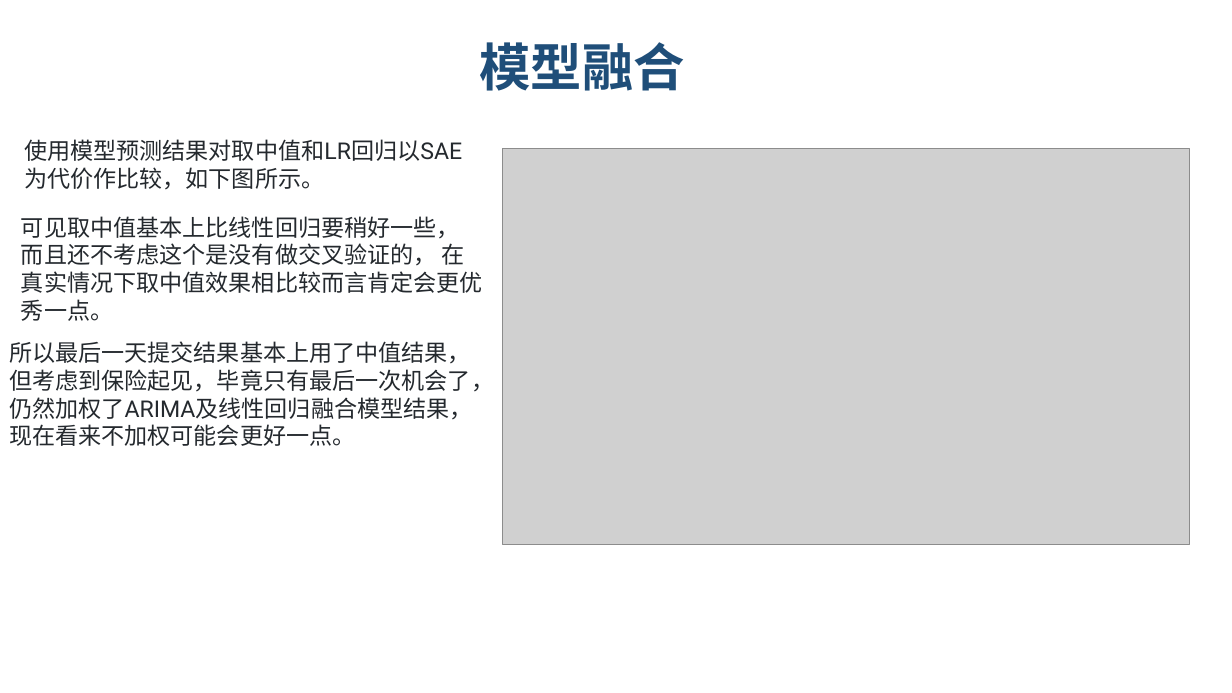
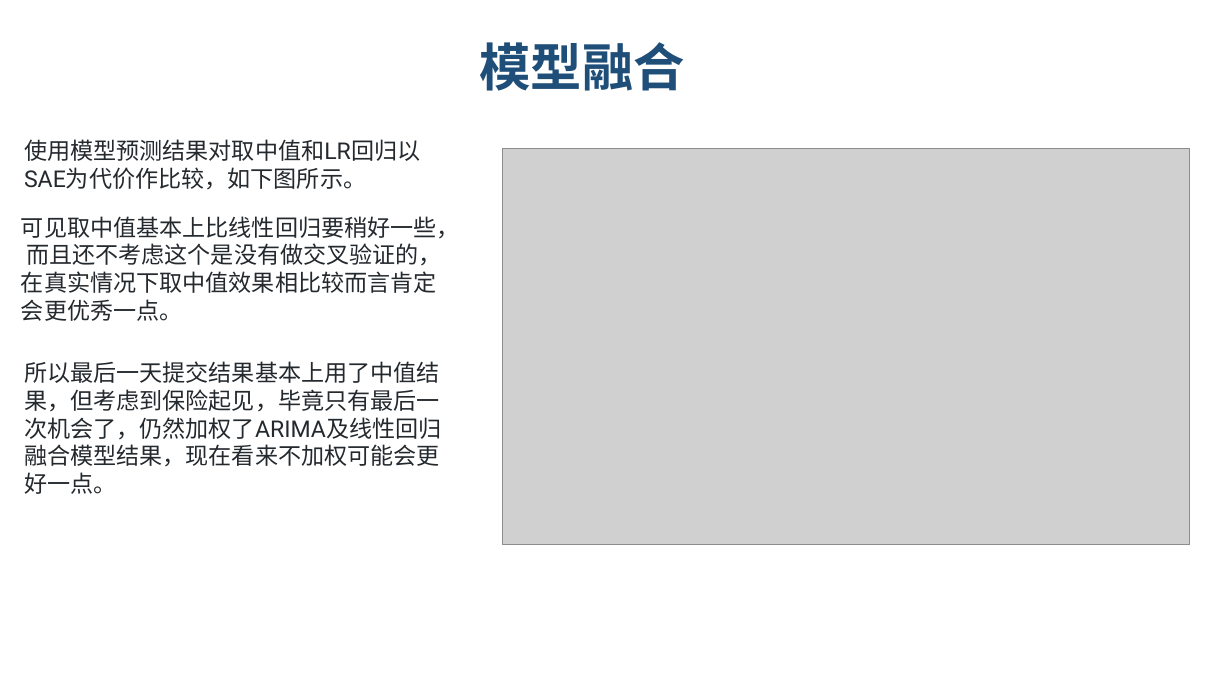
Before and after one commit to lvniqi/tianchi_power, a slide deck: slide 21 of presentation.pptx. Drawn at 1232x693 pixels with LibreOffice and Linux fonts; fonts in the diff are those of the drawing; grey boxes stand for pictures; background and template pictures are left out. Boxes give left, top, right and bottom in pixels: in the first picture for what was removed or moved away, otherwise in the second. Text is boxed around its words. In the diff, an @@ line names an element or a change of style, - is before the commit and + after.

```diff
--- a/presentation.pptx
+++ b/presentation.pptx
@@ text "使用模型预测结果对取中值和LR回归以SAE为代价作比较，如下图所示。" rewrapped from <box>24,139,462,190</box> to <box>24,139,420,190</box> @@
@@ text "可见取中值基本上比线性回归要稍好一些， 而且还不考虑这个是没有做交叉验证的， 在真实情况下取中值效果相比较而言肯定会更优 ..." rewrapped from <box>21,216,483,321</box> to <box>21,216,460,321</box> @@
@@ text "所以最后一天提交结果基本上用了中值结果，但考虑到保险起见，毕竟只有最后一次机会了，仍然加权了ARIMA及线性回归融合模型 ..." rewrapped from <box>9,341,494,446</box> to <box>24,361,442,494</box> @@
```
Also in this commit, not shown: 21 other slides changed.
